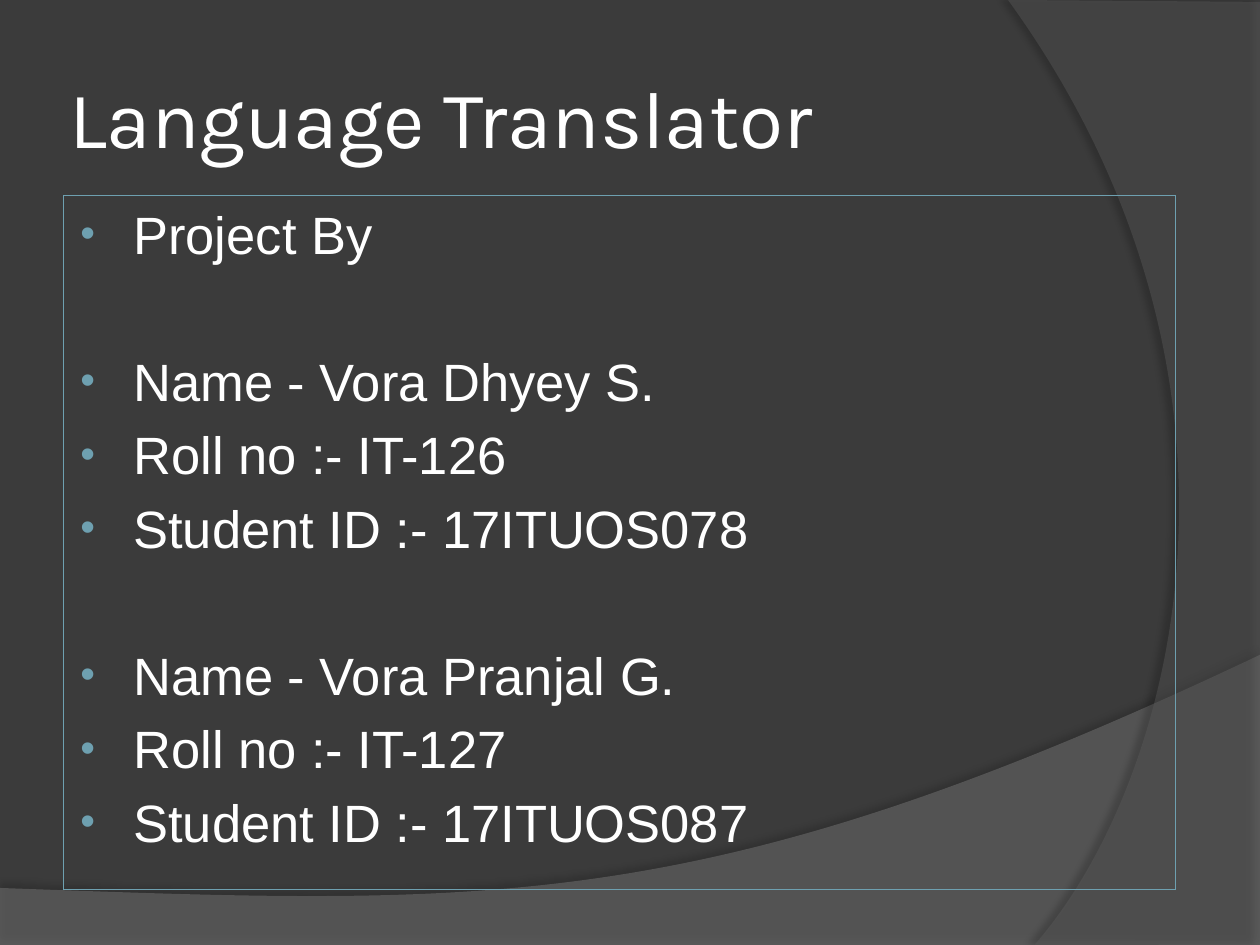
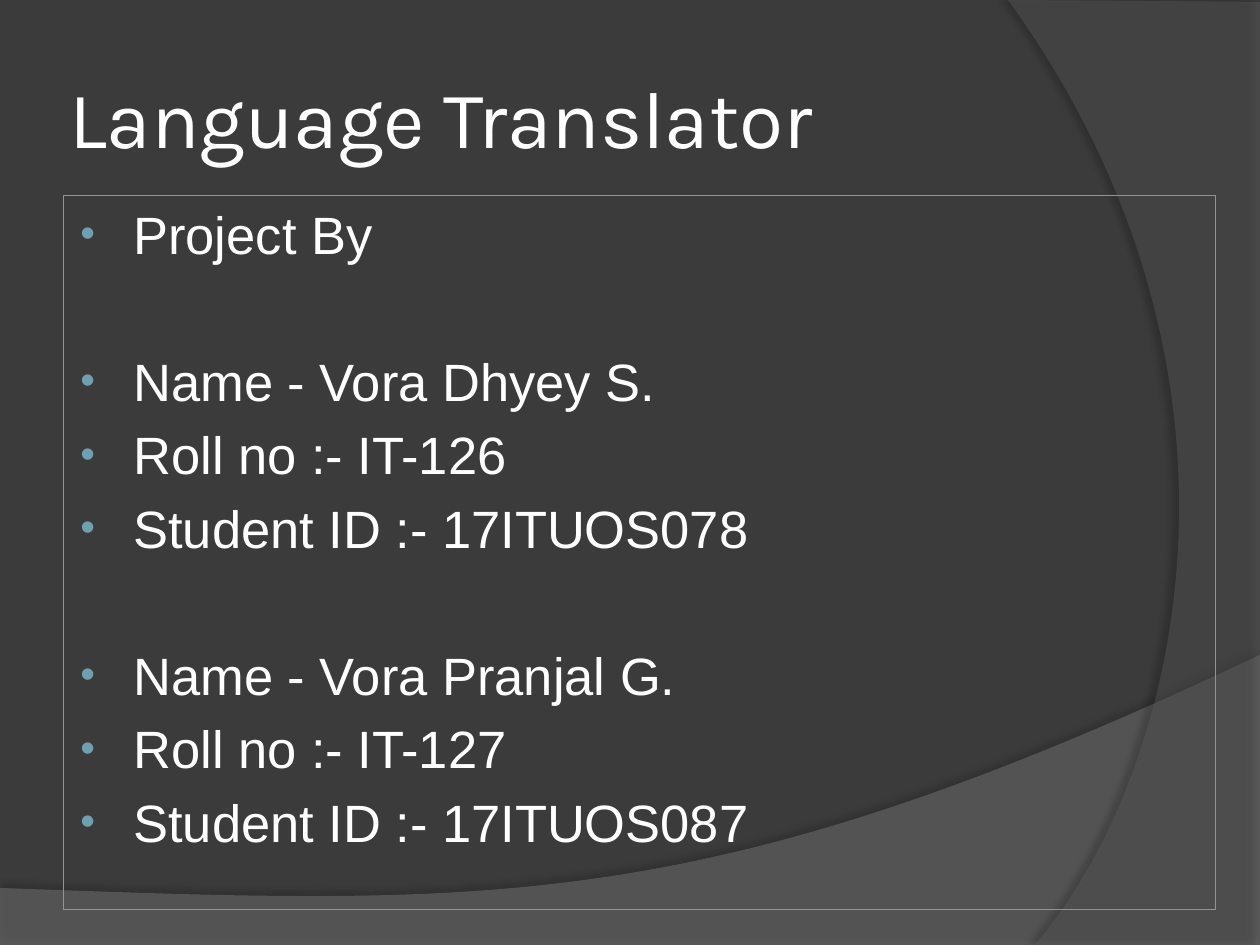
Before and after one commit to DhyeyVora-1706/LT-Project, a slide deck: slide 1 of Language Translator.pptx. Drawn at 1260x945 pixels with LibreOffice and Linux fonts; fonts in the diff are those of the drawing. Boxes give left, top, right and bottom in pixels: in the first picture for what was removed or moved away, otherwise in the second. Text is boxed around its words. In the diff, an @@ line names an element or a change of style, - is before the commit and + after.

```diff
--- a/Language Translator.pptx
+++ b/Language Translator.pptx
@@ text "Project By": place and size @@
-text "Project By" at <box>63,195,1176,890</box>
+text "Project By" at <box>63,195,1216,908</box>
```
Also in this commit, not shown: 2 other slides changed.
